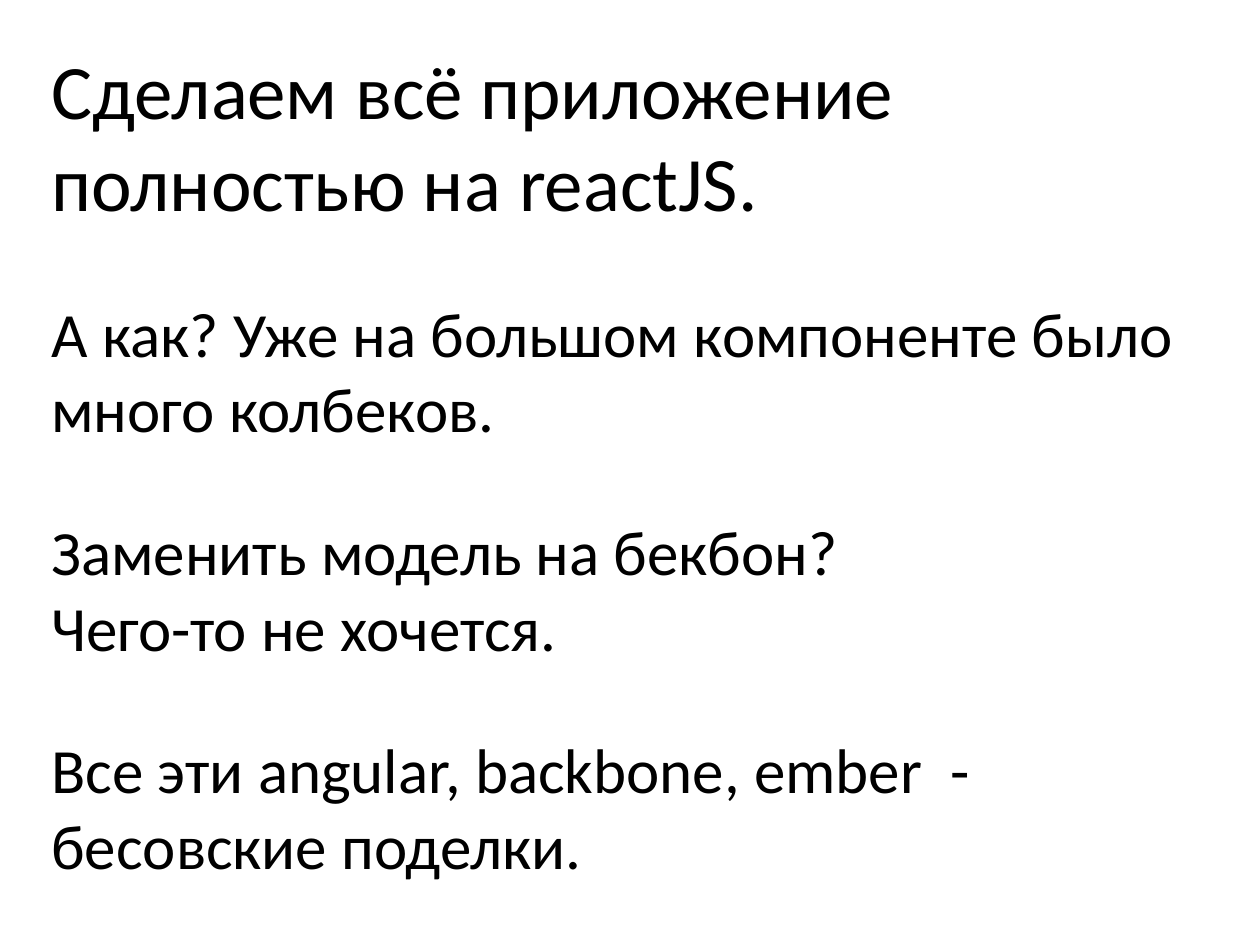
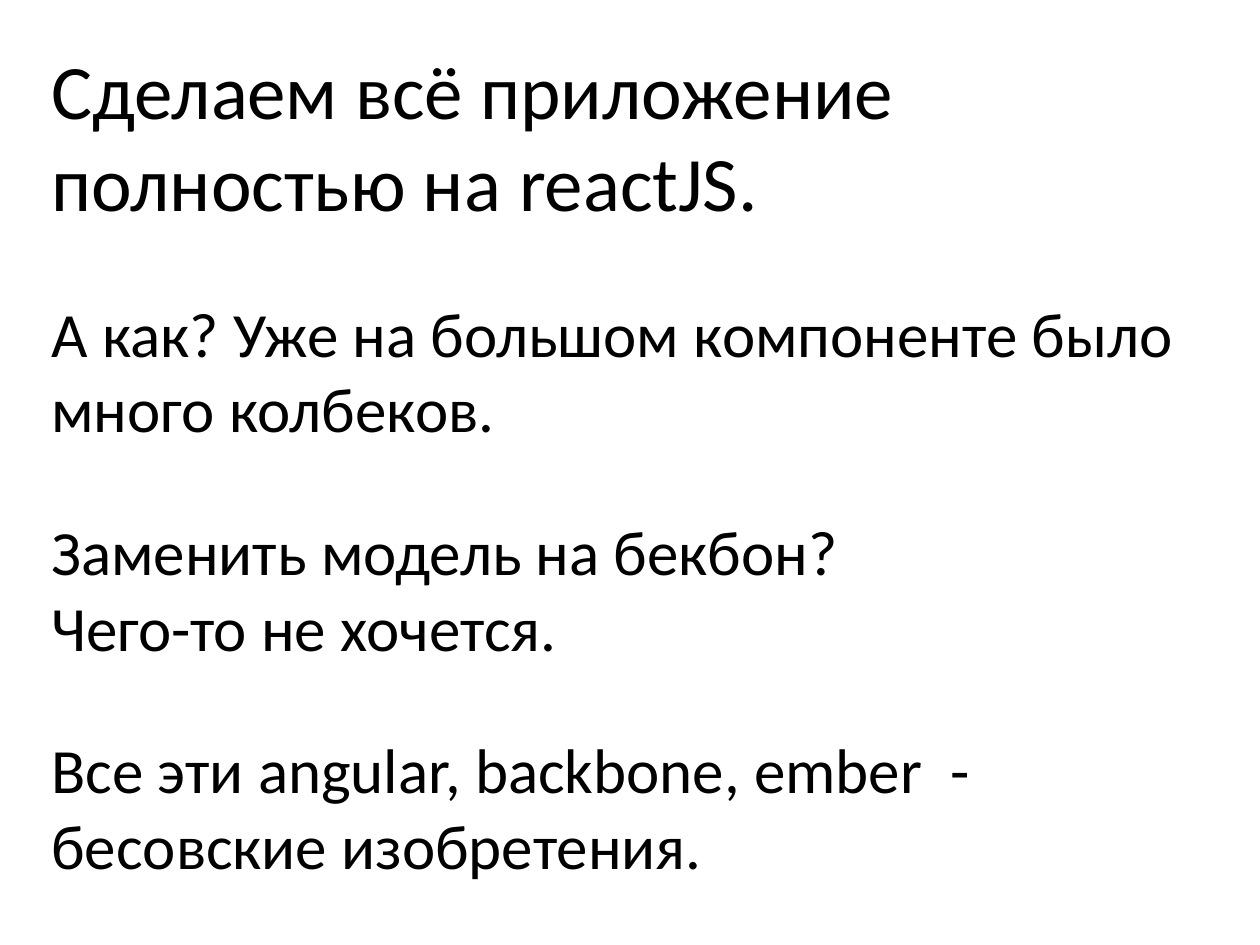
Before and after one commit to nickolaysm/flux_its_easy, a slide deck: slide 11 of pptx/Flux.pptx. Drawn at 1260x945 pixels with LibreOffice and Linux fonts; fonts in the diff are those of the drawing. Boxes give left, top, right and bottom in pixels: in the first picture for what was removed or moved away, otherwise in the second. Text is boxed around its words. In the diff, an @@ line names an element or a change of style, - is before the commit and + after.

```diff
--- a/pptx/Flux.pptx
+++ b/pptx/Flux.pptx
@@ text at bbox=[51, 749, 922, 879]: text changed @@
-Все эти angular, backbone, ember - бесовские поделки.
+Все эти angular, backbone, ember - бесовские изобретения.
```
Also in this commit, not shown: 17 other slides changed, 4 slides added, 1 slide removed.
